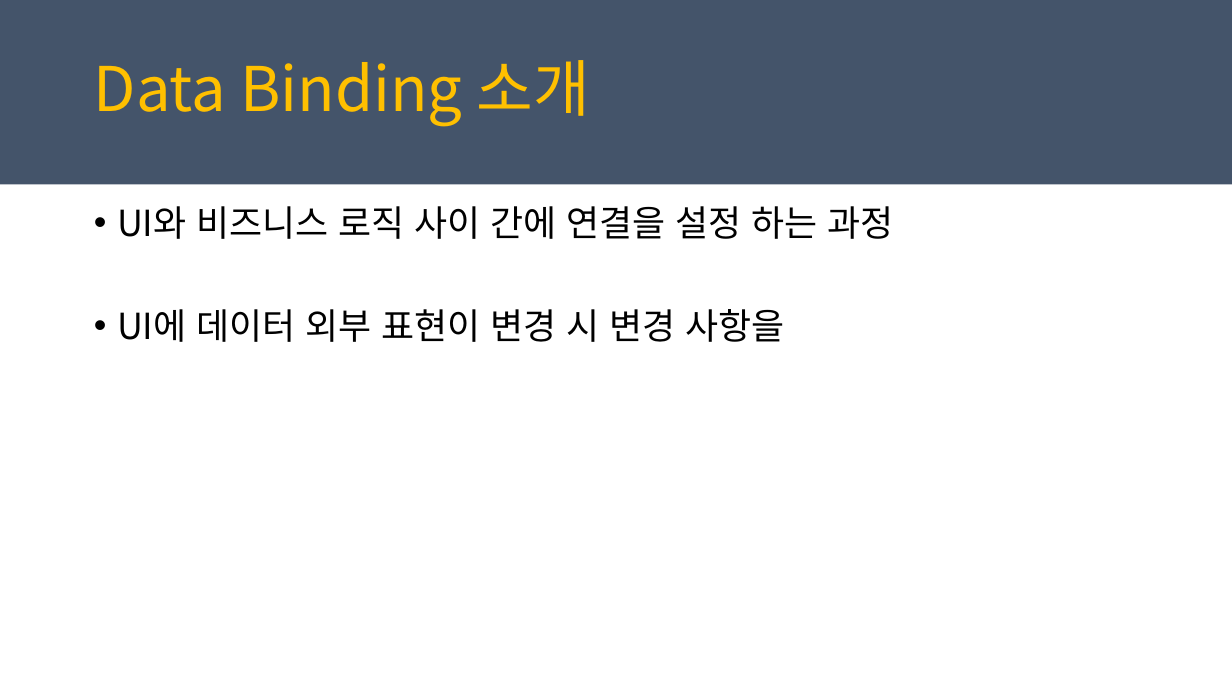
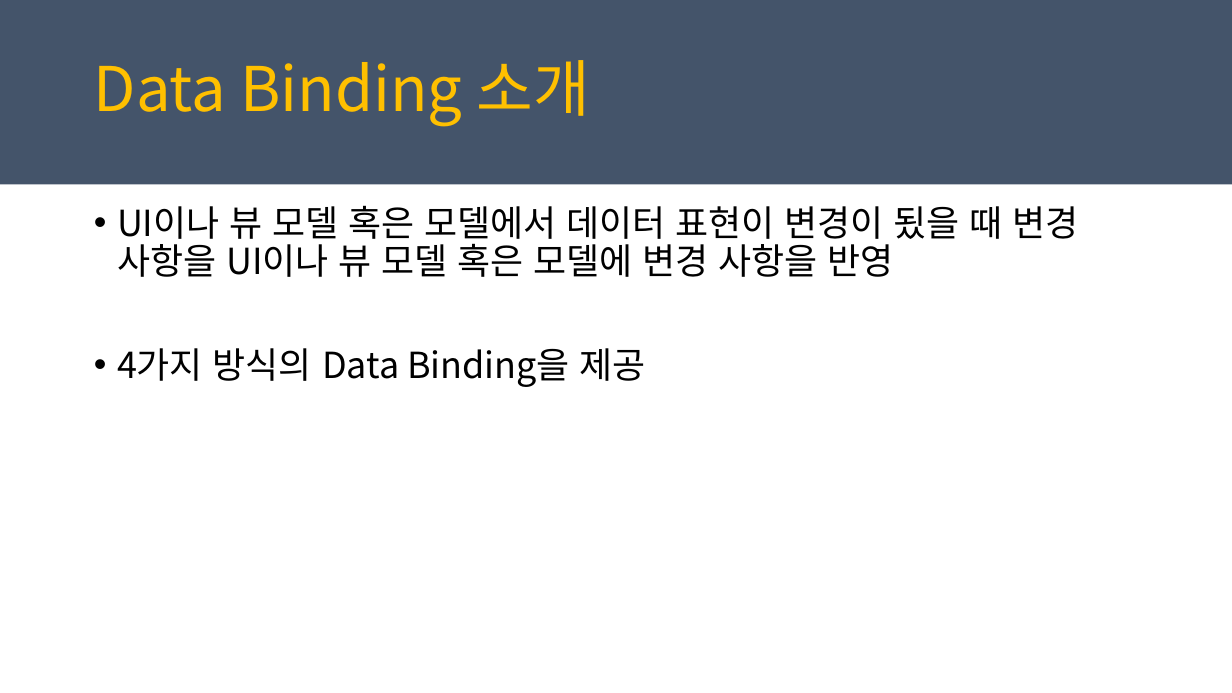
Before and after one commit to juniair/Summary-PPT, a slide deck: slide 2 of PRISM_MVVM_사용.pptx. Drawn at 1232x693 pixels with LibreOffice and Linux fonts; fonts in the diff are those of the drawing. Boxes give left, top, right and bottom in pixels: in the first picture for what was removed or moved away, otherwise in the second. Text is boxed around its words. In the diff, an @@ line names an element or a change of style, - is before the commit and + after.

```diff
--- a/PRISM_MVVM_사용.pptx
+++ b/PRISM_MVVM_사용.pptx
@@ text at [117, 205, 1079, 387]: text changed @@
-• UI와 비즈니스 로직 사이 간에 연결을 설정 하는 과정
-• UI에 데이터 외부 표현이 변경 시 변경 사항을
+• UI이나 뷰 모델 혹은 모델에서 데이터 표현이 변경이 됬을 때 변경 사항을 UI이나 뷰 모델 혹은 모델에 변경 사항을 반영
+• 4가지 방식의 Data Binding을 제공
```
Also in this commit, not shown: 10 other slides changed, 1 slide removed, 22 other files.
